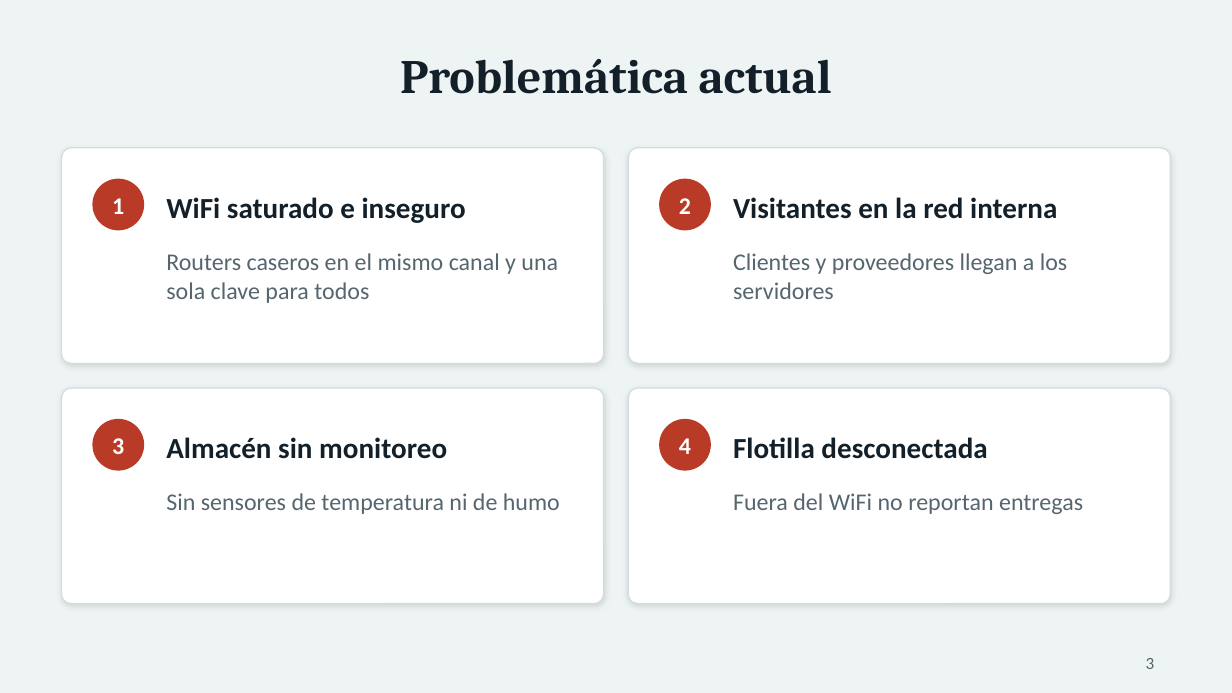
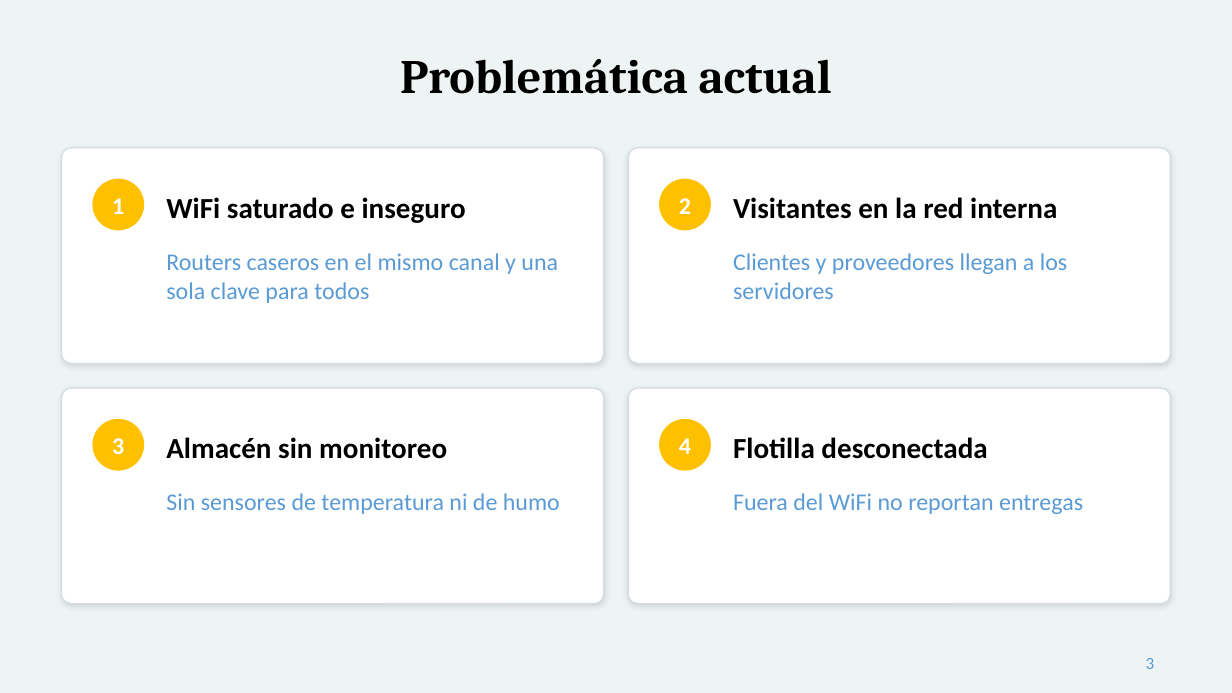
Before and after one commit to USX22/inalambricreds2, a slide deck: slide 3 of entregables/Presentacion_InnovaLogistics.pptx. Drawn at 1232x693 pixels with LibreOffice and Linux fonts; fonts in the diff are those of the drawing. Boxes give left, top, right and bottom in pixels: in the first picture for what was removed or moved away, otherwise in the second. Text is boxed around its words. In the diff, an @@ line names an element or a change of style, - is before the commit and + after.

```diff
--- a/entregables/Presentacion_InnovaLogistics.pptx
+++ b/entregables/Presentacion_InnovaLogistics.pptx
@@ fill #B93A26 to #FFC000 in 4 elements at box(92, 179, 144, 230), box(659, 179, 711, 230), box(92, 419, 144, 471), box(659, 419, 711, 471) @@
@@ text colour #132029 to #000000 in 5 elements at box(400, 59, 832, 94), box(166, 197, 466, 223), box(733, 197, 1057, 219), box(166, 437, 447, 459), box(733, 437, 987, 459) @@
@@ text colour #55666F to #5B9BD5 in 5 elements at box(166, 253, 558, 303), box(733, 253, 1068, 299), box(166, 493, 560, 514), box(733, 493, 1083, 514), box(1146, 658, 1155, 669) @@
```
Also in this commit, not shown: 13 other slides changed, 3 other files.
